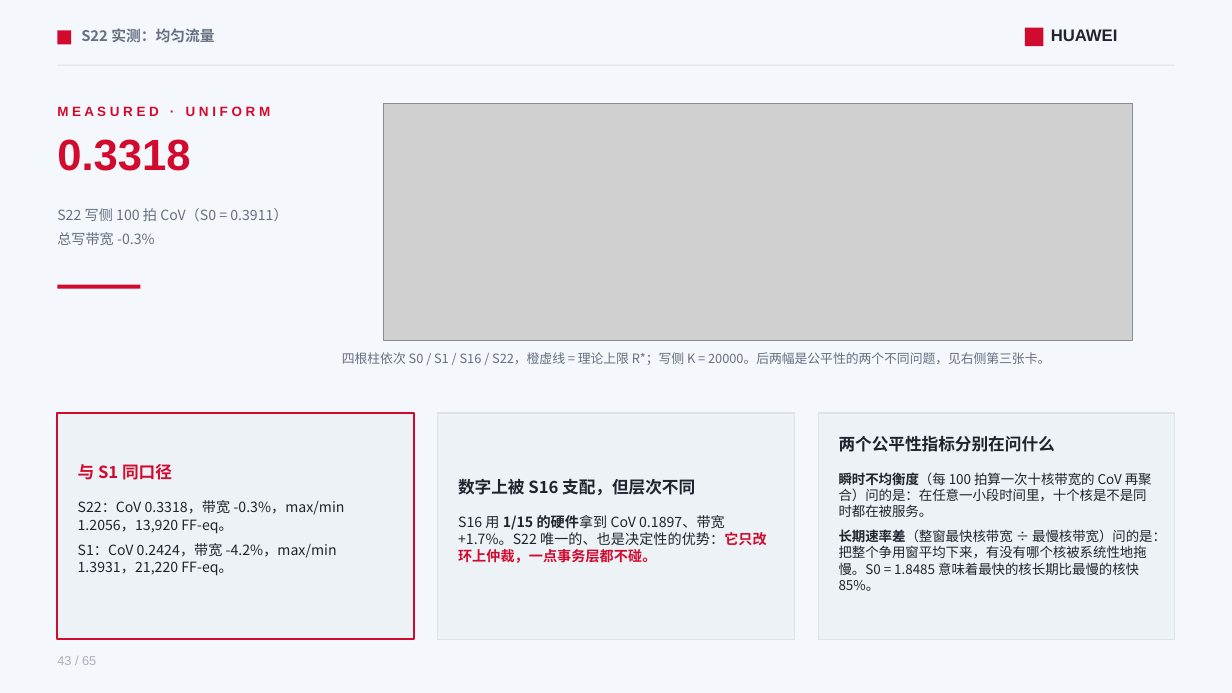
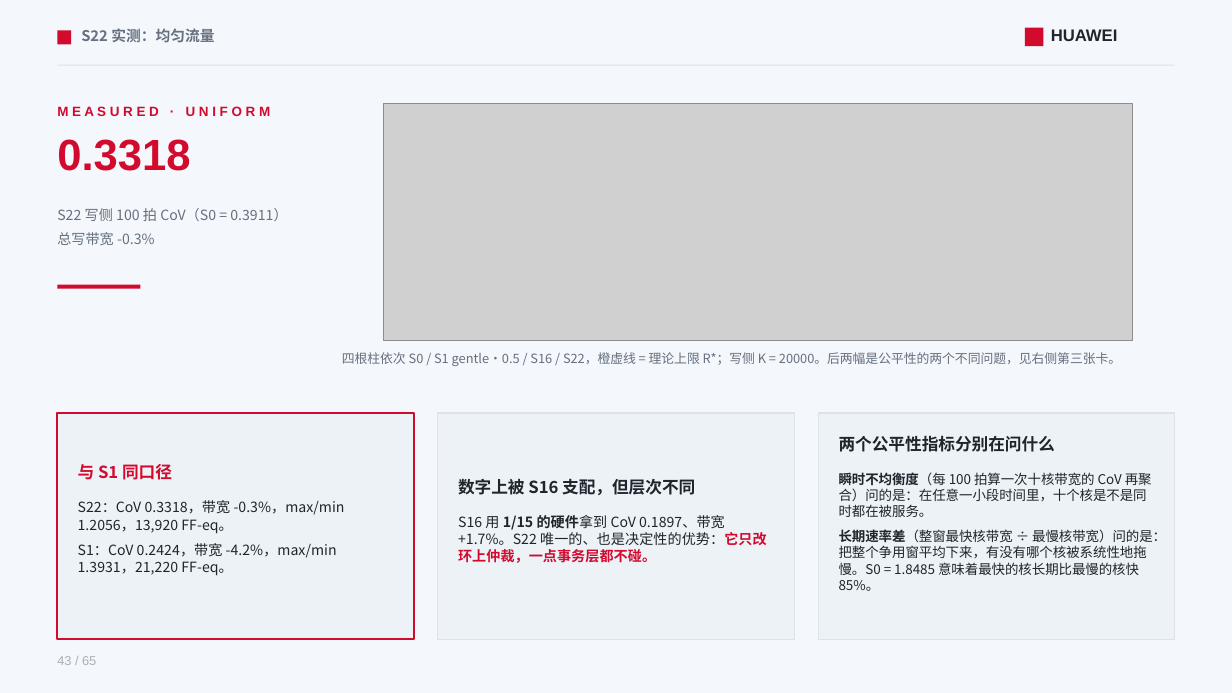
Before and after one commit to lukebest/booksim2, a slide deck: slide 43 of ppt/ring2-write-fairness.pptx. Drawn at 1232x693 pixels with LibreOffice and Linux fonts; fonts in the diff are those of the drawing; grey boxes stand for pictures. Boxes give left, top, right and bottom in pixels: in the first picture for what was removed or moved away, otherwise in the second. Text is boxed around its words. In the diff, an @@ line names an element or a change of style, - is before the commit and + after.

```diff
--- a/ppt/ring2-write-fairness.pptx
+++ b/ppt/ring2-write-fairness.pptx
@@ text at [342,352,1121,366]: text changed @@
-四根柱依次 S0 / S1 / S16 / S22，橙虚线 = 理论上限 R*；写侧 K = 20000。后两幅是公平性的两个不同问题，见右侧第三张卡。
+四根柱依次 S0 / S1 gentle·0.5 / S16 / S22，橙虚线 = 理论上限 R*；写侧 K = 20000。后两幅是公平性的两个不同问题，见右侧第三张卡。
```
Also in this commit, not shown: 9 other slides changed, 14 other files.
